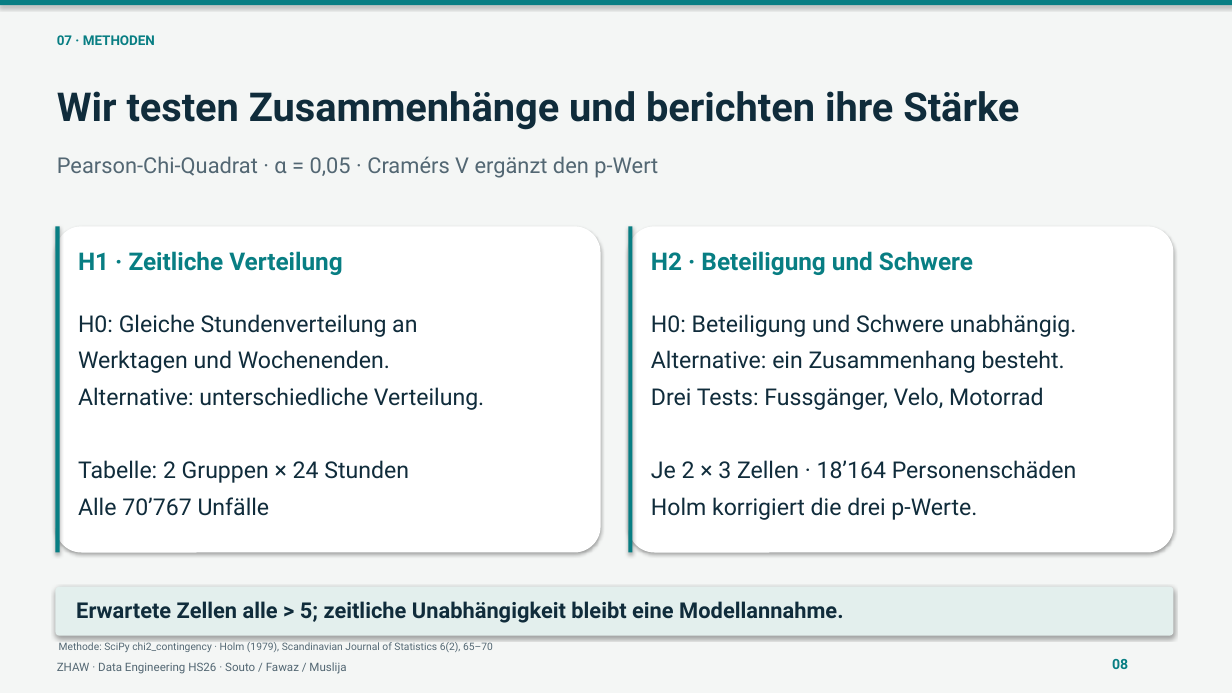
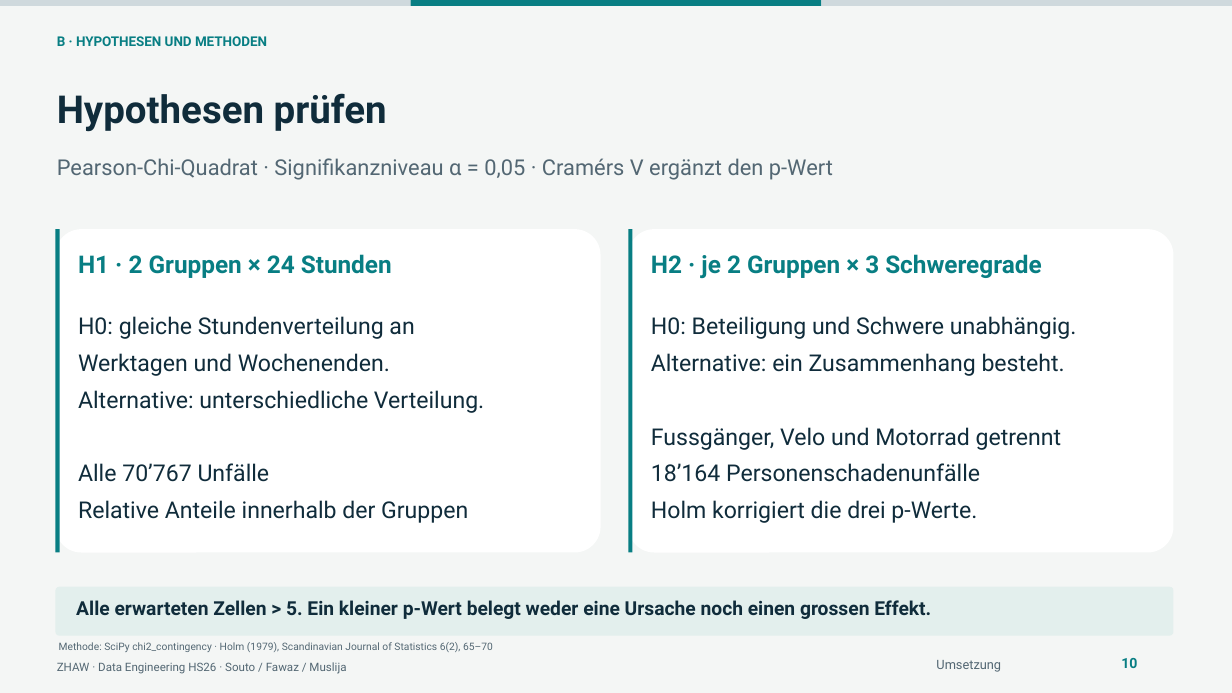
Before and after one commit to soutorub/de_projektarbeit_hs_2026_zhaw, a slide deck: slide 10 of presentations/teil1_verkehrsunfaelle_zuerich.pptx (slide 8 before the commit). Drawn at 1232x693 pixels with LibreOffice and Linux fonts; fonts in the diff are those of the drawing. Boxes give left, top, right and bottom in pixels: in the first picture for what was removed or moved away, otherwise in the second. Text is boxed around its words. In the diff, an @@ line names an element or a change of style, - is before the commit and + after.

```diff
--- a/presentations/teil1_verkehrsunfaelle_zuerich.pptx
+++ b/presentations/teil1_verkehrsunfaelle_zuerich.pptx
@@ rectangle added at bbox=[0, 0, 411, 6], fill #CFD9DD @@
@@ shadow off in 6 elements at bbox=[55, 587, 1174, 636], bbox=[628, 229, 1174, 553], bbox=[55, 229, 601, 553], bbox=[55, 229, 59, 553], bbox=[628, 229, 632, 553], bbox=[411, 0, 823, 6] @@
@@ rectangle: place and size @@
-rectangle at bbox=[0, 0, 1232, 6]
+rectangle at bbox=[411, 0, 823, 6]
@@ rectangle added at bbox=[822, 0, 1232, 6], fill #CFD9DD @@
@@ text at bbox=[57, 36, 267, 46]: text changed @@
-07 · METHODEN
+B · HYPOTHESEN UND METHODEN
@@ text at bbox=[57, 93, 387, 132]: text changed; size 31 to 30 pt @@
-Wir testen Zusammenhänge und berichten ihre Stärke
+Hypothesen prüfen
@@ text at bbox=[57, 158, 833, 180]: text changed @@
-Pearson-Chi-Quadrat · α = 0,05 · Cramérs V ergänzt den p-Wert
+Pearson-Chi-Quadrat · Signifikanzniveau α = 0,05 · Cramérs V ergänzt den p-Wert
@@ text at bbox=[78, 254, 392, 278]: text changed @@
-H1 · Zeitliche Verteilung
+H1 · 2 Gruppen × 24 Stunden
@@ text at bbox=[651, 254, 1041, 278]: text changed @@
-H2 · Beteiligung und Schwere
+H2 · je 2 Gruppen × 3 Schweregrade
@@ text at bbox=[78, 316, 414, 339]: text changed @@
-H0: Gleiche Stundenverteilung an
+H0: gleiche Stundenverteilung an
@@ text at bbox=[651, 427, 1062, 482]: text changed @@
-Drei Tests: Fussgänger, Velo, Motorrad
-Je 2 × 3 Zellen · 18’164 Personenschäden
+Fussgänger, Velo und Motorrad getrennt
+18’164 Personenschadenunfälle
@@ text at bbox=[78, 460, 409, 483]: paragraph removed @@
-Tabelle: 2 Gruppen × 24 Stunden
@@ text at bbox=[78, 500, 468, 523]: paragraph added @@
+Relative Anteile innerhalb der Gruppen
@@ text at bbox=[76, 600, 931, 619]: text changed; size 17 to 15 pt @@
-Erwartete Zellen alle > 5; zeitliche Unabhängigkeit bleibt eine Modellannahme.
+Alle erwarteten Zellen > 5. Ein kleiner p-Wert belegt weder eine Ursache noch einen grossen Effekt.
@@ text removed at bbox=[1112, 659, 1128, 669] @@
-08
@@ text added at bbox=[1121, 658, 1137, 668], 11 pt, text #087E83, bold @@
+10
@@ text added at bbox=[936, 660, 1001, 672], 10 pt, text #536773 @@
+Umsetzung
```
Also in this commit, not shown: 11 other slides changed, 7 slides added, 6 slides removed, 8 other files.
